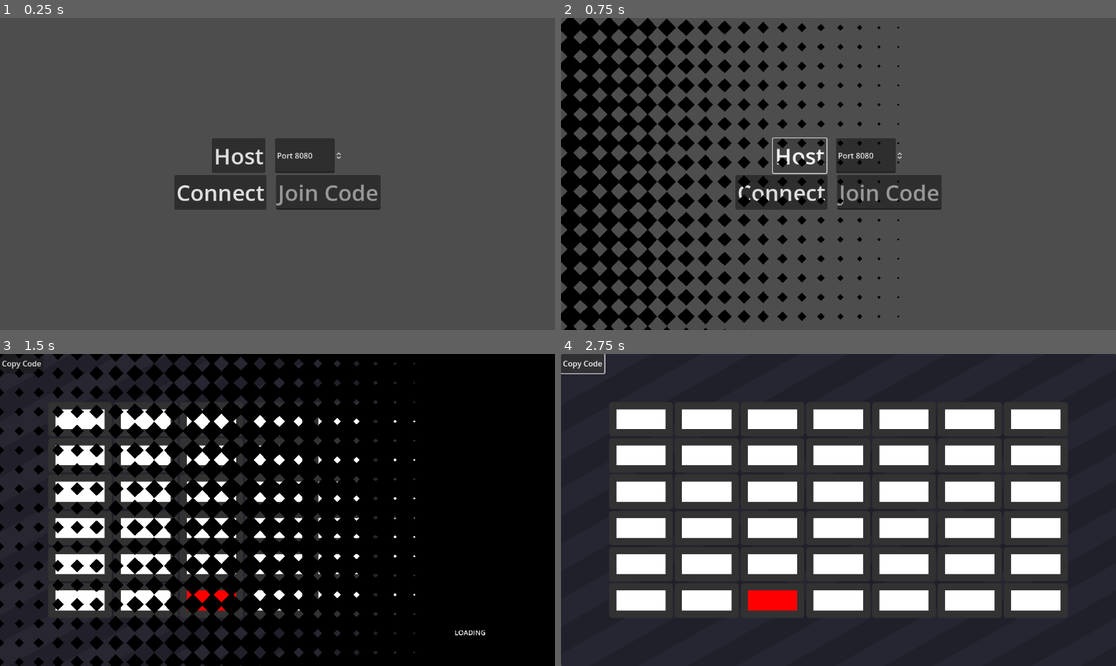
Above: before the commit, frames 1-4 (two rows, left to right).
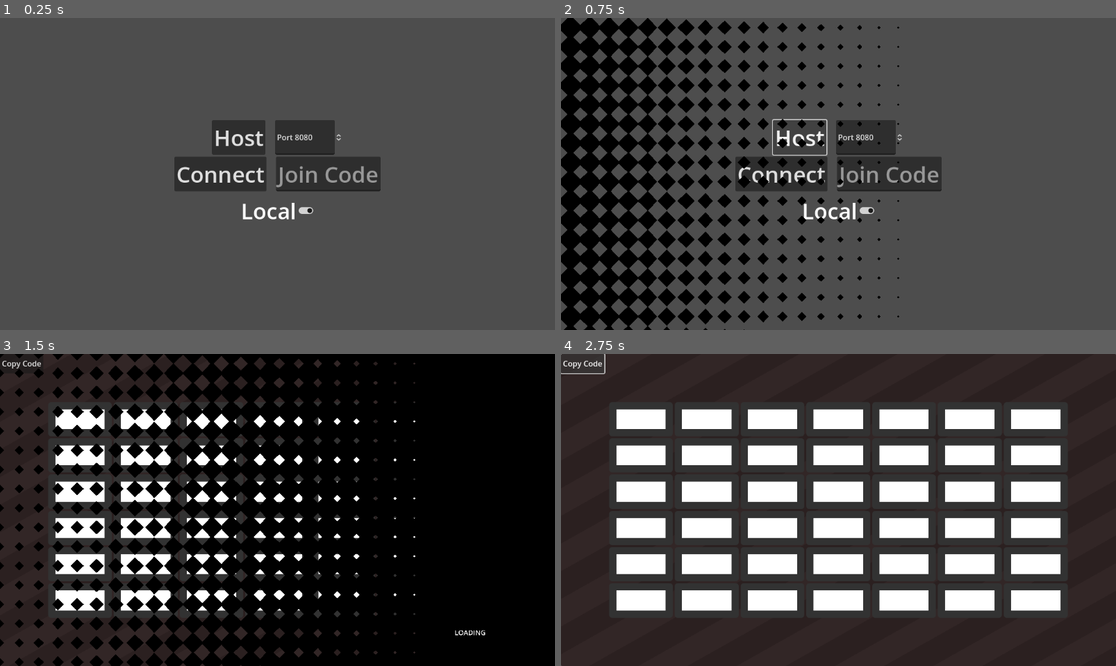
Above: after the commit, the same moments.

Repository: Shuflduf/Connect-Four
Game: Godot game, scene res://scenes/main_menu.tscn
Same seed, same stepped clock (60 frames per second), same inputs: the game is played once before the commit and once after it.
Inputs:
- Up to frame 1 (0.25 s): no input
- Up to frame 2 (0.75 s): click "Host" at 0.5 s
- Up to frame 3 (1.5 s): click "Connect" at 1.25 s
- Up to frame 4 (2.75 s): click "Copy Code" at 2 s

The runs differ from the first frame. In frame 1, 5.4% of the frame differs, in the area x 31-69%, y 32-65%; in frame 2, 4.6%; in frame 3, 0.2%; in frame 4, 0.6%.

Commit message:
add toggle to switch to local mode

Diff:
--- a/scenes/main_menu.tscn
+++ b/scenes/main_menu.tscn
@@ -59,5 +59,12 @@
 placeholder_text = "Join Code"
 expand_to_text_length = true
 
+[node name="Local" type="CheckButton" parent="VBoxContainer"]
+layout_mode = 2
+size_flags_horizontal = 4
+theme_override_font_sizes/font_size = 46
+button_pressed = true
+text = "Local"
+
 [connection signal="pressed" from="VBoxContainer/HBoxContainer/Host" to="." method="_on_host_pressed"]
 [connection signal="pressed" from="VBoxContainer/HBoxContainer2/Join" to="." method="_on_join_pressed"]
--- a/scripts/board.gd
+++ b/scripts/board.gd
@@ -36,20 +36,17 @@
 	if upnp.get_gateway() and upnp.get_gateway().is_valid_gateway():
 		upnp.add_port_mapping(server_port, server_port, ProjectSettings.get_setting("application/config/name"), "UDP")
 		upnp.add_port_mapping(server_port, server_port, ProjectSettings.get_setting("application/config/name"), "TCP")
-		call_deferred("emit_signal", "upnp_completed", OK)
+		#call_deferred("emit_signal", "upnp_completed", OK)
 		Global.ip = upnp.query_external_address()
 		call_deferred("set_code_label")
 
 func set_code_label():
 	var ip = Global.ip + ":" + str(Global.port)
-	print(ip)
 	var code = Encrypter.encrypt(ip)
 	$LobbyInfo/LobbyCode.text = code
 	$LobbyInfo/CopyCode.pressed.connect(func():
 		DisplayServer.clipboard_set(code))
 
-	print(code)
-	#print(Encrypter.decrypt(code))
 
 
 func _ready() -> void:
@@ -62,9 +59,11 @@
 			assigned_turn = 1
 
 		Global.Connection.HOST:
-			upnp_thread = Thread.new()
-			upnp_thread.start(_upnp_setup.bind(Global.port))
-
+			playing = false
+			if !Global.local:
+				upnp_thread = Thread.new()
+				upnp_thread.start(_upnp_setup.bind(Global.port))
+			multiplayer.peer_connected.connect(func(_id): playing = true)
 			peer.create_server(Global.port)
 
 	multiplayer.multiplayer_peer = peer
--- a/scripts/global.gd
+++ b/scripts/global.gd
@@ -5,6 +5,8 @@
 var port = 8080
 var ip = "localhost"
 
+var local = false
+
 enum Connection {
 	HOST,
 	JOIN
--- a/scripts/main_menu.gd
+++ b/scripts/main_menu.gd
@@ -4,17 +4,19 @@
 
 func _on_host_pressed() -> void:
 	Global.connection_type = Global.Connection.HOST
+	Global.port = $VBoxContainer/HBoxContainer/JoinCode.value
 	transition()
 
 
 func _on_join_pressed() -> void:
 	Global.connection_type = Global.Connection.JOIN
-	var decode = Encrypter.decrypt(%JoinCode.text)
-	Global.ip = decode.get_slice(":", 0)
-	Global.port = int(decode.get_slice(":", 1))
-	print(decode)
+	if !$VBoxContainer/Local.pressed:
+		var decode = Encrypter.decrypt(%JoinCode.text)
+		Global.ip = decode.get_slice(":", 0)
+		Global.port = int(decode.get_slice(":", 1))
 	transition()
 
 
 func transition():
+	Global.local = $VBoxContainer/Local.pressed
 	SceneManager.transition_to(game_scene)
